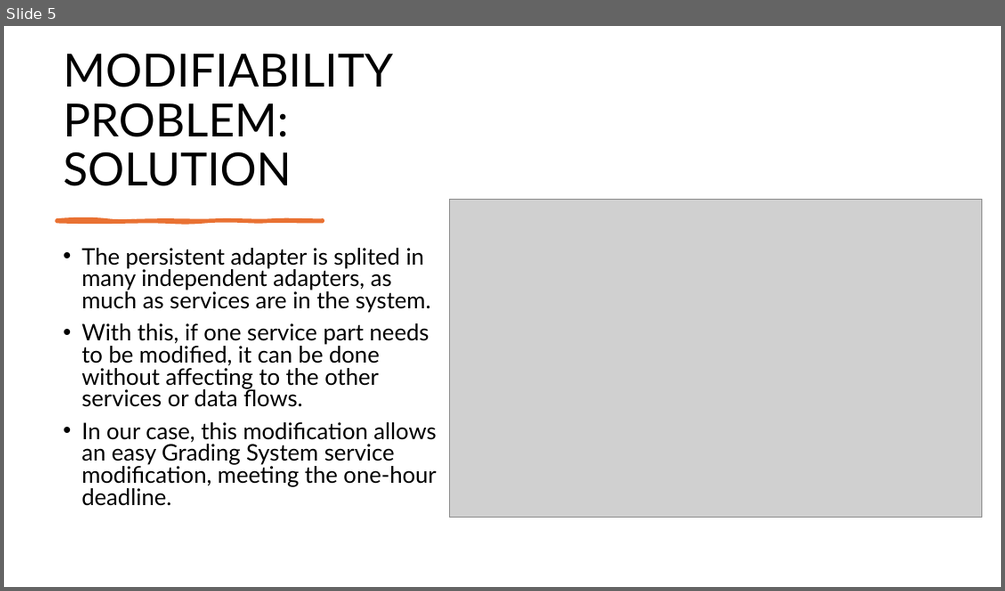
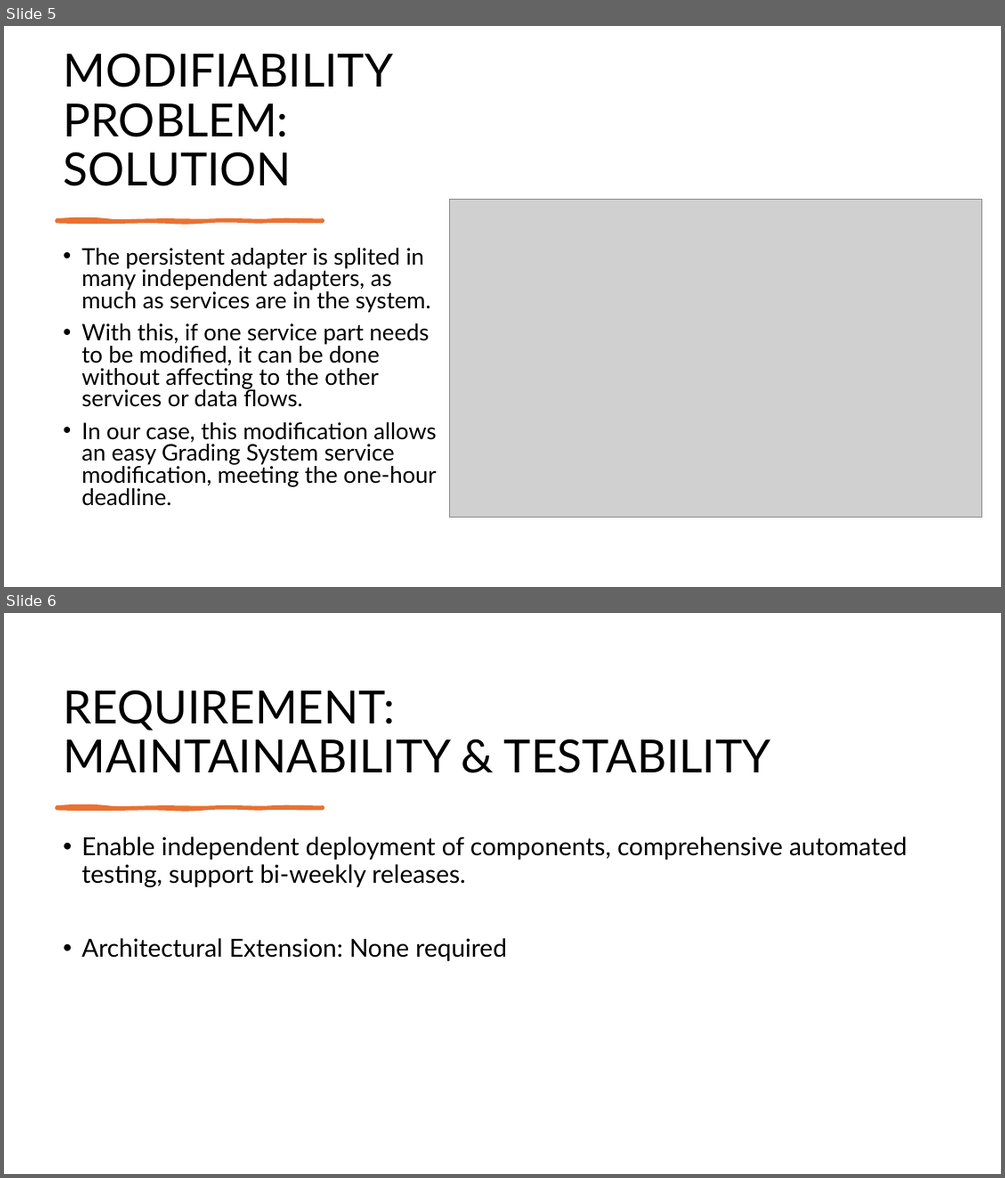
Before and after one commit to mayembe-martin/software_architecture_schedules, a slide deck: M2/Presentation_Qualities.pptx. Shown one above the other, each under a label of ours: slide 5 before the commit, slides 5 and 6 after it. The pictures are 1005x591 and 1005x1178 pixels, drawn with LibreOffice and Linux fonts; fonts in the diff are those of the drawing; grey boxes stand for pictures. Boxes give left, top, right and bottom in pixels: in the first picture for what was removed or moved away, otherwise in the second. Text is boxed around its words. In the diff, an @@ line names an element or a change of style, - is before the commit and + after.

```diff
--- a/M2/Presentation_Qualities.pptx
+++ b/M2/Presentation_Qualities.pptx
@@ slide 6 added at <box>4,613,1001,1174</box>, background #FFFFFF @@
@@ title added at <box>63,690,771,773</box>, 44 pt, text #000000 @@
+REQUIREMENT:
+MAINTAINABILITY & TESTABILITY
@@ freeform shape added at <box>57,807,323,809</box>, fill #E97132, outline #E97132 3 pt @@
@@ text added at <box>81,836,907,961</box>, 24 pt, text #000000 @@
+• Enable independent deployment of components, comprehensive automated testing, support bi-weekly releases.
+• Architectural Extension: None required
```
Also in this commit, not shown: 7 other slides added.
